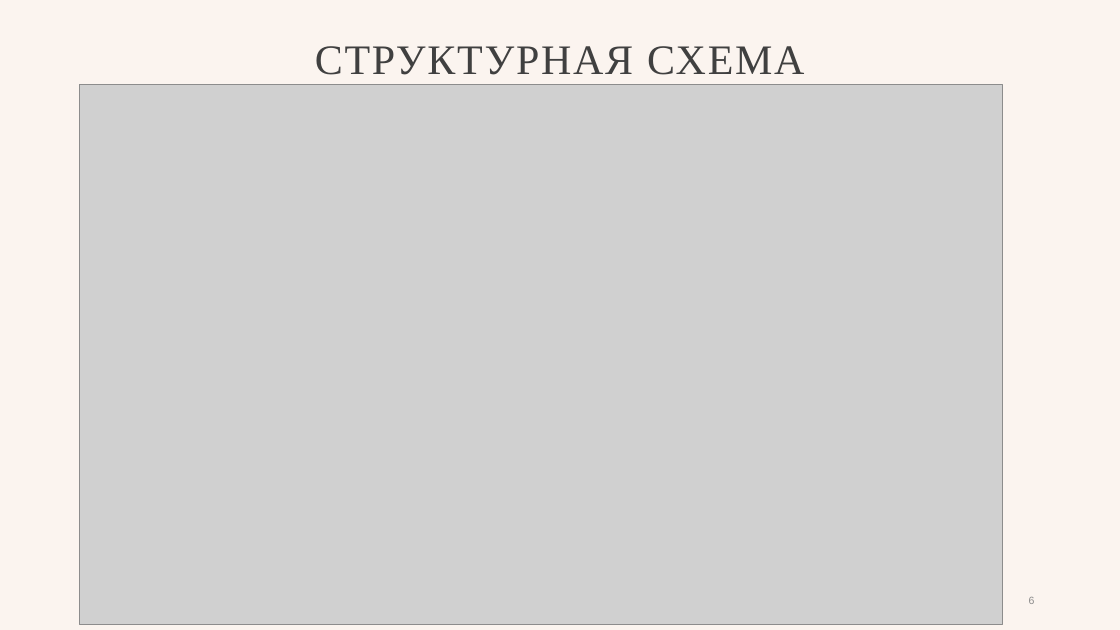
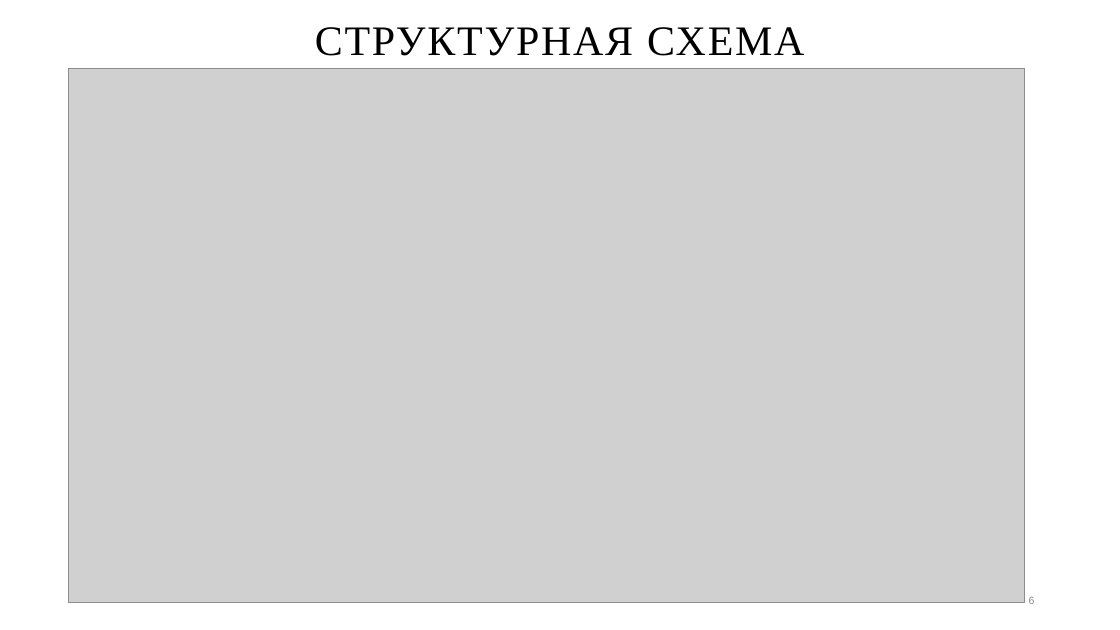
Before and after one commit to AngelinaPuh/diplom_project, a slide deck: slide 6 of dokuments/предзащита.pptx. Drawn at 1120x630 pixels with LibreOffice and Linux fonts; fonts in the diff are those of the drawing; grey boxes stand for pictures; background and template pictures are left out. Boxes give left, top, right and bottom in pixels: in the first picture for what was removed or moved away, otherwise in the second. Text is boxed around its words. In the diff, an @@ line names an element or a change of style, - is before the commit and + after.

```diff
--- a/dokuments/предзащита.pptx
+++ b/dokuments/предзащита.pptx
@@ background #FBF4EF to #FFFFFF @@
@@ text "СТРУКТУРНАЯ СХЕМА" at <box>315,27,804,56</box>: text colour #404040 to #000000; vertical alignment middle to bottom @@
@@ picture: place and size @@
-picture at <box>79,84,1002,624</box>
+picture at <box>69,69,1024,603</box>
```
Also in this commit, not shown: 9 other slides changed, 51 other files.
